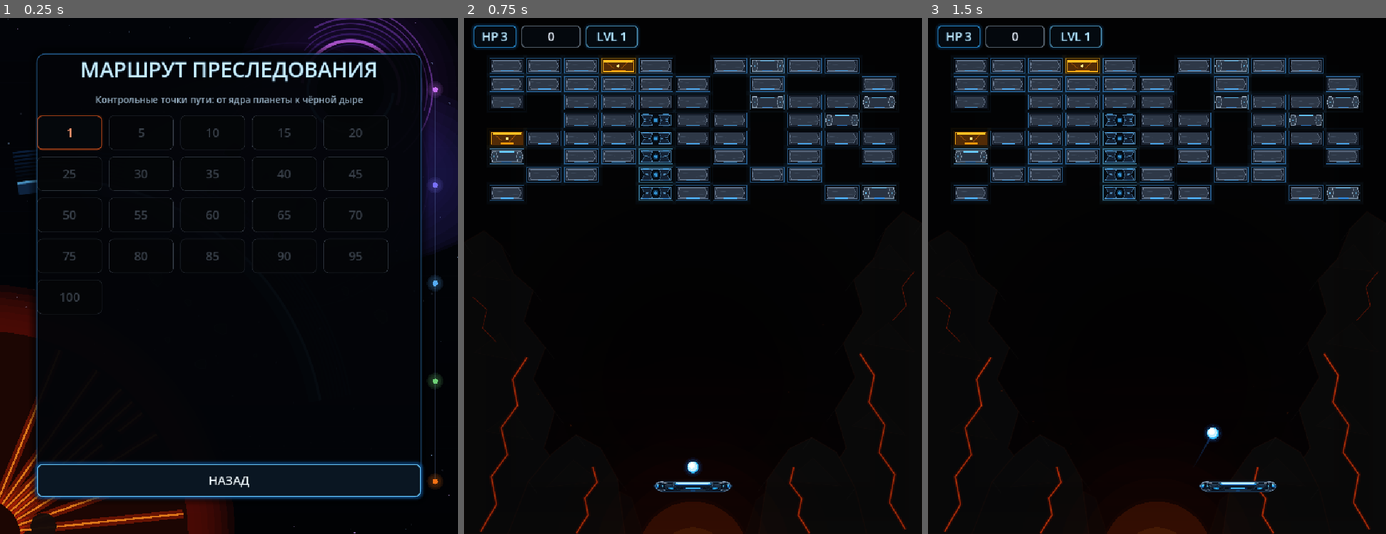
Above: before the commit, frames 1-3 (left to right).
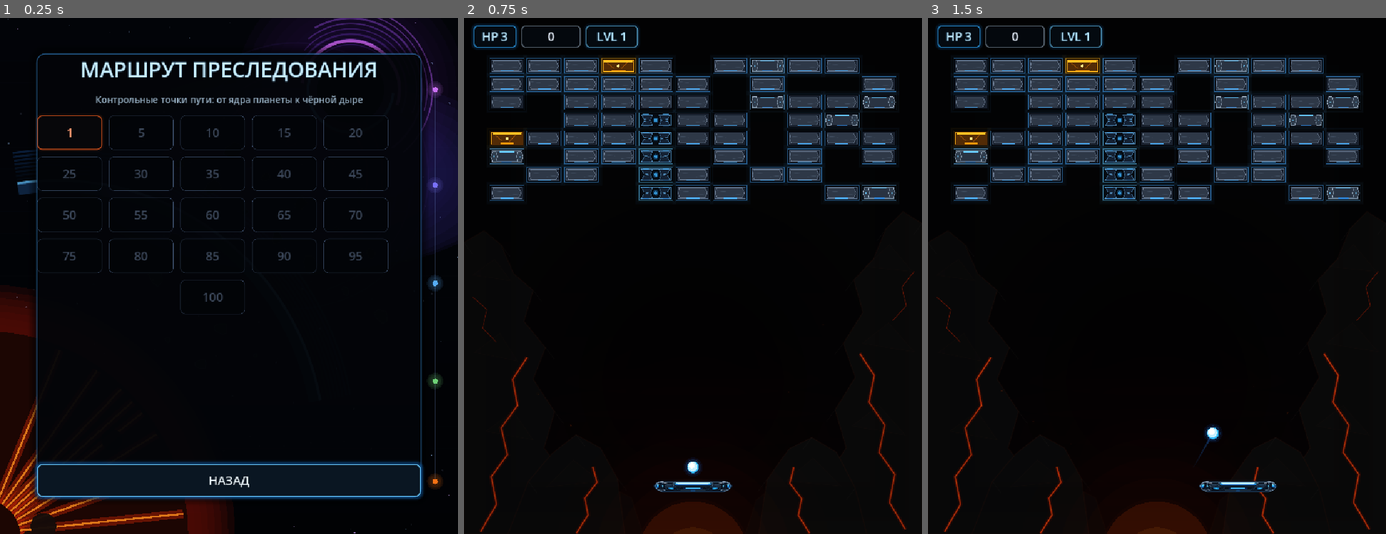
Above: after the commit, the same moments.

Repository: Ardarik421/arkanoid
Game: Godot game, scene res://scenes/level_select.tscn
The game is run twice, just before and just after one commit, with the same random seed, the same clock (stepped at 60 frames per second) and the same inputs. This scene is started directly instead of the project's main scene.
Inputs (mouse positions are in pixels of both pictures, inside the frame that each line leads up to):
- Up to frame 1 (0.25 s): no input
- Up to frame 2 (0.75 s): click "1" at 0.5 s
- Up to frame 3 (1.5 s): tap Enter at 1.25 s; move the mouse to (1257, 250) at 1.27 s; hold D (move_right) from 1.28 s (still down); tap Space (launch_ball) at 1.35 s

The runs differ from the first frame. In frame 1, 0.4% of the frame differs, in the area x 8-85%, y 18-58%; in frame 2, nothing differs; in frame 3, nothing differs.

Commit message:
Выровнял сетку контрольных точек

Diff:
--- a/scenes/level_select.gd
+++ b/scenes/level_select.gd
@@ -29,6 +29,10 @@
 
 func create_level_buttons():
 	for level in CHECKPOINTS:
+		if level == 100:
+			add_grid_spacer()
+			add_grid_spacer()
+
 		var button = Button.new()
 		button.text = str(level)
 		button.custom_minimum_size = Vector2(136, 72)
@@ -39,6 +43,12 @@
 		apply_checkpoint_style(button, level)
 		button.pressed.connect(_on_level_pressed.bind(level))
 		$Panel/Content/LevelGrid.add_child(button)
+
+func add_grid_spacer():
+	var spacer = Control.new()
+	spacer.custom_minimum_size = Vector2(136, 72)
+	spacer.mouse_filter = Control.MOUSE_FILTER_IGNORE
+	$Panel/Content/LevelGrid.add_child(spacer)
 
 func apply_checkpoint_style(button: Button, level: int):
 	var chapter_index = clampi(int((max(level, 1) - 1) / 10), 0, CHAPTER_COLORS.size() - 1)
@@ -55,37 +65,37 @@
 		button.add_theme_stylebox_override("focus", make_checkpoint_box(accent, true, false))
 		button.add_theme_stylebox_override("pressed", make_checkpoint_box(accent, false, true))
 	else:
-		button.add_theme_color_override("font_disabled_color", Color(0.32, 0.36, 0.41, 0.7))
+		button.add_theme_color_override("font_disabled_color", Color(0.42, 0.5, 0.62, 0.56))
 		button.add_theme_stylebox_override("disabled", make_locked_box())
 
 func make_checkpoint_box(accent: Color, highlighted: bool, pressed: bool) -> StyleBoxFlat:
 	var box = StyleBoxFlat.new()
-	box.bg_color = Color(0.018, 0.03, 0.048, 0.96)
+	box.bg_color = Color(0.012, 0.024, 0.042, 0.82)
 	if highlighted:
-		box.bg_color = Color(accent.r * 0.12 + 0.025, accent.g * 0.12 + 0.035, accent.b * 0.12 + 0.05, 0.98)
+		box.bg_color = Color(accent.r * 0.1 + 0.02, accent.g * 0.1 + 0.03, accent.b * 0.1 + 0.05, 0.9)
 	if pressed:
-		box.bg_color = Color(0.012, 0.022, 0.038, 1.0)
+		box.bg_color = Color(0.008, 0.018, 0.032, 0.96)
 	box.border_width_left = 2
 	box.border_width_top = 2
 	box.border_width_right = 2
 	box.border_width_bottom = 2
-	box.border_color = Color(accent.r, accent.g, accent.b, 0.9 if highlighted else 0.62)
+	box.border_color = Color(accent.r, accent.g, accent.b, 0.95 if highlighted else 0.72)
 	box.corner_radius_top_left = 10
 	box.corner_radius_top_right = 10
 	box.corner_radius_bottom_right = 10
 	box.corner_radius_bottom_left = 10
-	box.shadow_color = Color(accent.r, accent.g, accent.b, 0.18 if highlighted else 0.08)
-	box.shadow_size = 8 if highlighted else 4
+	box.shadow_color = Color(accent.r, accent.g, accent.b, 0.22 if highlighted else 0.1)
+	box.shadow_size = 9 if highlighted else 5
 	return box
 
 func make_locked_box() -> StyleBoxFlat:
 	var box = StyleBoxFlat.new()
-	box.bg_color = Color(0.018, 0.023, 0.03, 0.82)
+	box.bg_color = Color(0.008, 0.016, 0.028, 0.68)
 	box.border_width_left = 1
 	box.border_width_top = 1
 	box.border_width_right = 1
 	box.border_width_bottom = 1
-	box.border_color = Color(0.22, 0.25, 0.29, 0.52)
+	box.border_color = Color(0.26, 0.34, 0.46, 0.46)
 	box.corner_radius_top_left = 10
 	box.corner_radius_top_right = 10
 	box.corner_radius_bottom_right = 10
